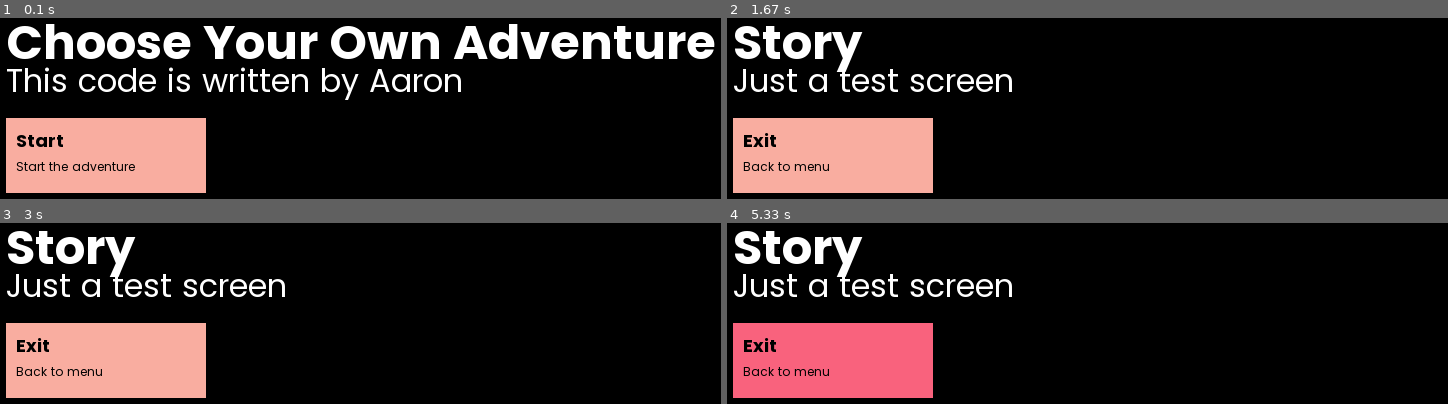
Above: before the commit, frames 1-4 (two rows, left to right).
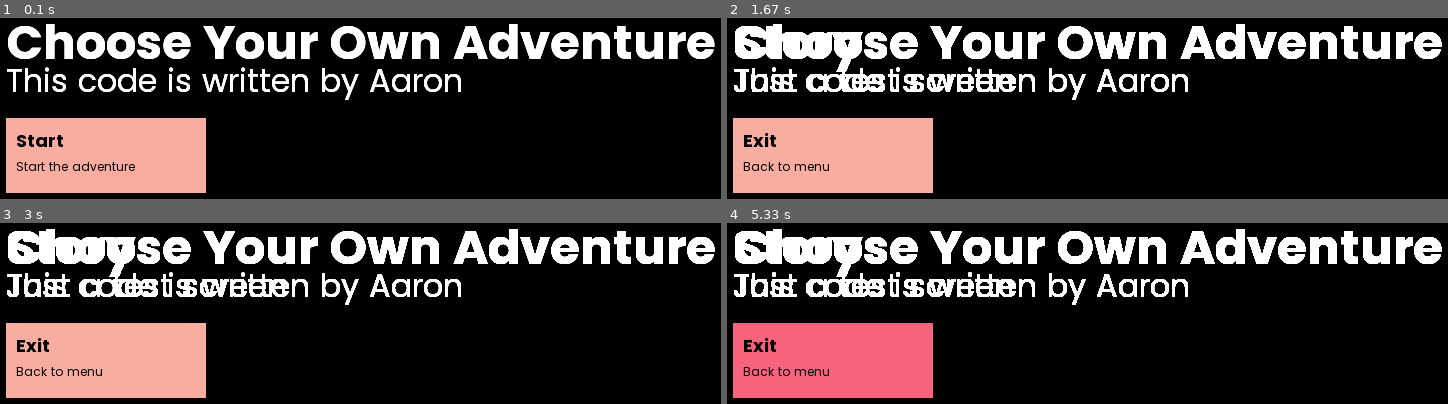
Above: after the commit, the same moments.

Repository: prawny-boy/Choose_Your_Own_Adventure
Game: pygame game, started from Pygame/pygame_CYOA.py
Same seed, same stepped clock (60 frames per second), same inputs: the game is played once before the commit and once after it.
Inputs (mouse positions are in pixels of both pictures, inside the frame that each line leads up to):
- Up to frame 1 (0.1 s): no input
- Up to frame 2 (1.67 s): click "Start" at 0.38 s; click (outside the picture) at 0.72 s
- Up to frame 3 (3 s): no input
- Up to frame 4 (5.33 s): click (820, 369) at 4.05 s; click (outside the picture) at 4.38 s; click (892, 387) at 5.22 s

The runs differ from the first frame. In frame 1, 2.4% of the frame differs, in the area x 0-100%, y 3-46%; in frame 2, 11%; in frame 3, 11%; in frame 4, 11%.

Commit message:
Improved Pygame file Added commands to run, notices Updated and added docstrings for all functions Hashtag notes

Diff:
--- a/Pygame/pygame_CYOA.py
+++ b/Pygame/pygame_CYOA.py
@@ -1,3 +1,11 @@
+# COMMANDS TO RUN
+# pip install pygame
+
+# NOTICES
+# This code is written by Aaron, please do not redistribute, claim, sell, or otherwise distribute this code.
+# Do not modify it without permission.
+# Please read the pygame_readme.md file for more information
+
 import pygame
 import sys
 
@@ -59,6 +67,8 @@
         The y-coordinate of the text.
     colour : tuple, optional
         The colour of the text. Default is black.
+    font : font, optional
+        The font of the text. Default is Poppins.
 
     Returns
     -------
@@ -73,7 +83,47 @@
     screen.blit(text_surface, text_rect)
 
 # Helper function to create buttons for choices
-def create_button(x, y, w, h, heading_text="Button", heading_text_colour=colour_black, heading_text_font=font_poppins_bold_small, body_text="Body text", body_text_offset=30, body_text_colour=colour_black, body_text_font=font_poppins_small, button_colour=colour1_melon, hover_colour=colour1_bright_pink_crayola):
+def create_button(x, y, w, h,
+                  heading_text="Button", heading_text_colour=colour_black, heading_text_font=font_poppins_bold_small,
+                  body_text="Body text", body_text_offset=30, body_text_colour=colour_black, body_text_font=font_poppins_small,
+                  button_colour=colour1_melon, hover_colour=colour1_bright_pink_crayola):
+    """
+    Create a button for choices in the game.
+
+    Parameters
+    ----------
+    x : int
+        The x-coordinate of the button.
+    y : int
+        The y-coordinate of the button.
+    w : int
+        The width of the button.
+    h : int
+        The height of the button.
+    heading_text : str, optional
+        The heading text of the button. Default is "Button".
+    heading_text_colour : tuple, optional
+        The colour of the heading text. Default is black.
+    heading_text_font : pygame.font.Font, optional
+        The font of the heading text. Default is font_poppins_bold_small.
+    body_text : str, optional
+        The body text of the button. Default is "Body text".
+    body_text_offset : int, optional
+        The offset of the body text from the top of the button. Default is 30.
+    body_text_colour : tuple, optional
+        The colour of the body text. Default is black.
+    body_text_font : pygame.font.Font, optional
+        The font of the body text. Default is font_poppins_small.
+    button_colour : tuple, optional
+        The colour of the button. Default is melon.
+    hover_colour : tuple, optional
+        The colour of the button when hovered over. Default is bright pink crayola.
+
+    Returns
+    -------
+    bool
+        True if the button is clicked, False otherwise.
+    """
     global button_cooldown_end
     mouse = pygame.mouse.get_pos()
     click = pygame.mouse.get_pressed()
@@ -91,8 +141,32 @@
 
 # Display heading function
 def display_heading(title="Title", title_colour=colour_white, title_pos=(10, 10), title_font=font_poppins_bold, subtext="Subtext", subtext_colour=colour_white, subtext_pos=(10, 60), subtext_font=font_poppins):
-    screen.fill((0, 0, 0))  # Clear screen with black background
-
+    """
+    Display the heading of the game.
+
+    Parameters
+    ----------
+    title : str, optional
+        The title of the game. Default is "Title".
+    title_colour : tuple, optional
+        The colour of the title. Default is white.
+    title_pos : tuple, optional
+        The position of the title. Default is (10, 10).
+    title_font : pygame.font.Font, optional
+        The font of the title. Default is font_poppins_bold.
+    subtext : str, optional
+        The subtitle of the game. Default is "Subtext".
+    subtext_colour : tuple, optional
+        The colour of the subtitle. Default is white.
+    subtext_pos : tuple, optional
+        The position of the subtitle. Default is (10, 60).
+    subtext_font : pygame.font.Font, optional
+        The font of the subtitle. Default is font_poppins.
+
+    Returns
+    -------
+    None
+    """
     # Render title using bold font
     draw_text(title, title_pos[0], title_pos[1], colour=title_colour, font=title_font)
 
@@ -111,13 +185,13 @@
 
     # GAME --------------------------------------------------------------------------------------------------------
 
-    if game_state == "main_menu":
+    if game_state == "main_menu": # Main menu
         display_heading(title="Choose Your Own Adventure", subtext="This code is written by Aaron")
         main_menu = create_button(x=10, y=120, w=200, h=75, heading_text="Start", body_text="Start the adventure")
         if main_menu:
             game_state = "story"
 
-    elif game_state == "story":
+    elif game_state == "story": # Sample page, stored as a story
         display_heading(title="Story", subtext="Just a test screen")
         exit_story = create_button(x=10, y=120, w=200, h=75, heading_text="Exit", body_text="Back to menu")
         if exit_story:
@@ -125,9 +199,9 @@
 
     # DRAW AND UPDATE --------------------------------------------------------------------------------------------------------
 
-    pygame.display.update()
-
-    pygame.time.Clock().tick(frame_rate)
+    pygame.display.update() # Update the display
+
+    pygame.time.Clock().tick(frame_rate) # Wait for the next frame
 
 # END OF GAME ------------------------------------------------------------------------------------------------------
 
